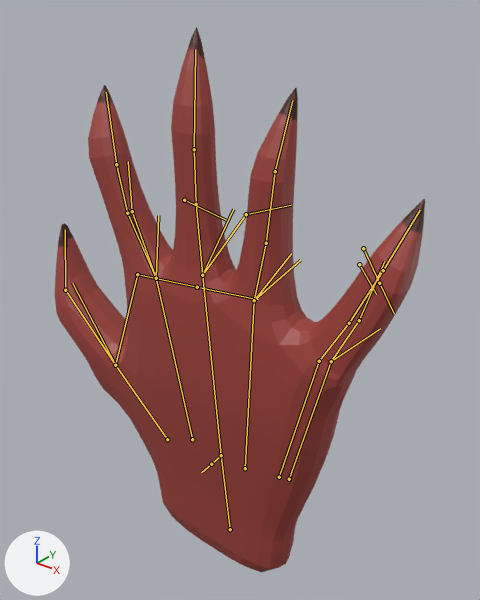
The FBX model Homework 3/Hand.fbx, before and after one commit.
Both versions are drawn from a 50 mm camera at (6.65, -7.28, 7.49) aimed at (-0.07, 1.13, 2.28). Every picture has the same lights, and +X, +Y and +Z are marked at lower left. The older version comes first. The bones that change, and the others that lie on the model, are drawn over the model as lines.
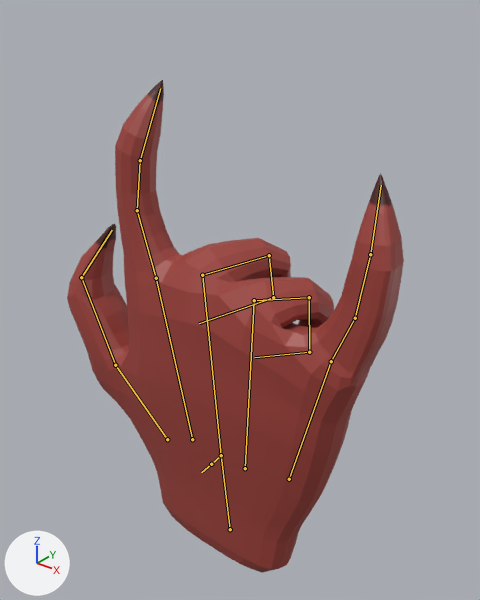
The newer file adds an action. The first version stands in its rest pose; the second is drawn at frame 29 of the action 'Trigger Animation|DSAnimation'.

What the commit changed:
Bone 'Bone.002' (bone_bone_002) turns from (0, 0, 0) to (-4, 1, -19) degrees about its own x, y and z.
Bone 'Bone.003' (bone_bone_003) turns from (0, 0, 0) to (-4, 1, -19) degrees about its own x, y and z.
Bone 'Bone.008' (bone_bone_008) turns from (0, 0, 0) to (-2, -1, -11) degrees about its own x, y and z.
Bone 'Bone.009' (bone_bone_009) turns from (0, 0, 0) to (-2, -1, -11) degrees about its own x, y and z.
Bone 'Bone.010' (bone_bone_010) turns from (0, 0, 0) to (-2, -1, -11) degrees about its own x, y and z.
Bone 'Bone.011' (bone_bone_011) turns from (0, 0, 0) to (-75, -19, -27) degrees about its own x, y and z.
Bone 'Bone.012' (bone_bone_012) turns from (0, 0, 0) to (-75, -19, -27) degrees about its own x, y and z.
Bone 'Bone.013' (bone_bone_013) turns from (0, 0, 0) to (-75, -19, -27) degrees about its own x, y and z.
Bone 'Bone.014' (bone_bone_014) turns from (0, 0, 0) to (-81, -16, -17) degrees about its own x, y and z.
Bone 'Bone.015' (bone_bone_015) turns from (0, 0, 0) to (-81, -16, -17) degrees about its own x, y and z.
Bone 'Bone.016' (bone_bone_016) turns from (0, 0, 0) to (-81, -16, -17) degrees about its own x, y and z.
Bone 'Bone.007' (bone_bone_007) moves from (0.0, 0.0, 0.0) to (0.035, 0.024, -0.006).
Bone 'Bone.017' (bone_bone_017) turns from (0, 0, 0) to (3, 0, 8) degrees about its own x, y and z.
Bone 'Bone.018' (bone_bone_018) turns from (0, 0, 0) to (3, 0, 8) degrees about its own x, y and z.
Bone 'Bone.019' (bone_bone_019) turns from (0, 0, 0) to (3, 0, 8) degrees about its own x, y and z.

Boxes [x1, y1, x2, y2] around the edits, measured in the pictures (480 x 600 px):
'Cube.002', posed (9% narrower, 10% shorter)
    before: [55, 27, 425, 572]
    after: [67, 80, 404, 573]
bone 'Bone.002', root to tip
    before: (115, 365) to (65, 290)
    after: (115, 365) to (81, 277)
bone 'Bone.003', root to tip
    before: (65, 290) to (65, 229)
    after: (81, 277) to (112, 230)
bone 'Bone.008', root to tip
    before: (156, 278) to (127, 213)
    after: (156, 278) to (137, 210)
bone 'Bone.009', root to tip
    before: (127, 213) to (116, 164)
    after: (137, 210) to (140, 160)
bone 'Bone.010', root to tip
    before: (116, 164) to (106, 92)
    after: (140, 160) to (160, 88)
bone 'Bone.011', root to tip
    before: (202, 275) to (196, 204)
    after: (202, 275) to (269, 255)
bone 'Bone.012', root to tip
    before: (196, 204) to (194, 149)
    after: (269, 255) to (273, 297)
bone 'Bone.013', root to tip
    before: (194, 149) to (195, 49)
    after: (273, 297) to (199, 323)
bone 'Bone.014', root to tip
    before: (254, 300) to (266, 243)
    after: (254, 300) to (309, 297)
bone 'Bone.015', root to tip
    before: (266, 243) to (275, 171)
    after: (309, 297) to (309, 352)
bone 'Bone.016', root to tip
    before: (275, 171) to (292, 100)
    after: (309, 352) to (254, 357)
bone 'Bone.007', root to tip
    before: (279, 477) to (319, 361)
    after: (289, 479) to (331, 361)
bone 'Bone.017', root to tip
    before: (319, 361) to (349, 323)
    after: (331, 361) to (355, 318)
bone 'Bone.018', root to tip
    before: (349, 323) to (383, 270)
    after: (355, 318) to (370, 254)
bone 'Bone.019', root to tip
    before: (383, 270) to (420, 210)
    after: (370, 254) to (381, 185)
